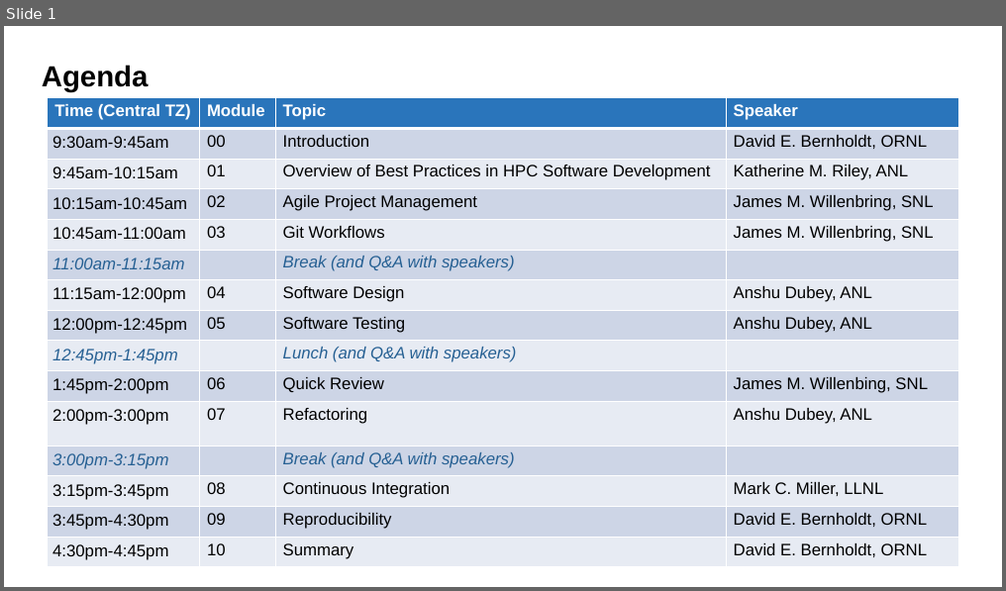
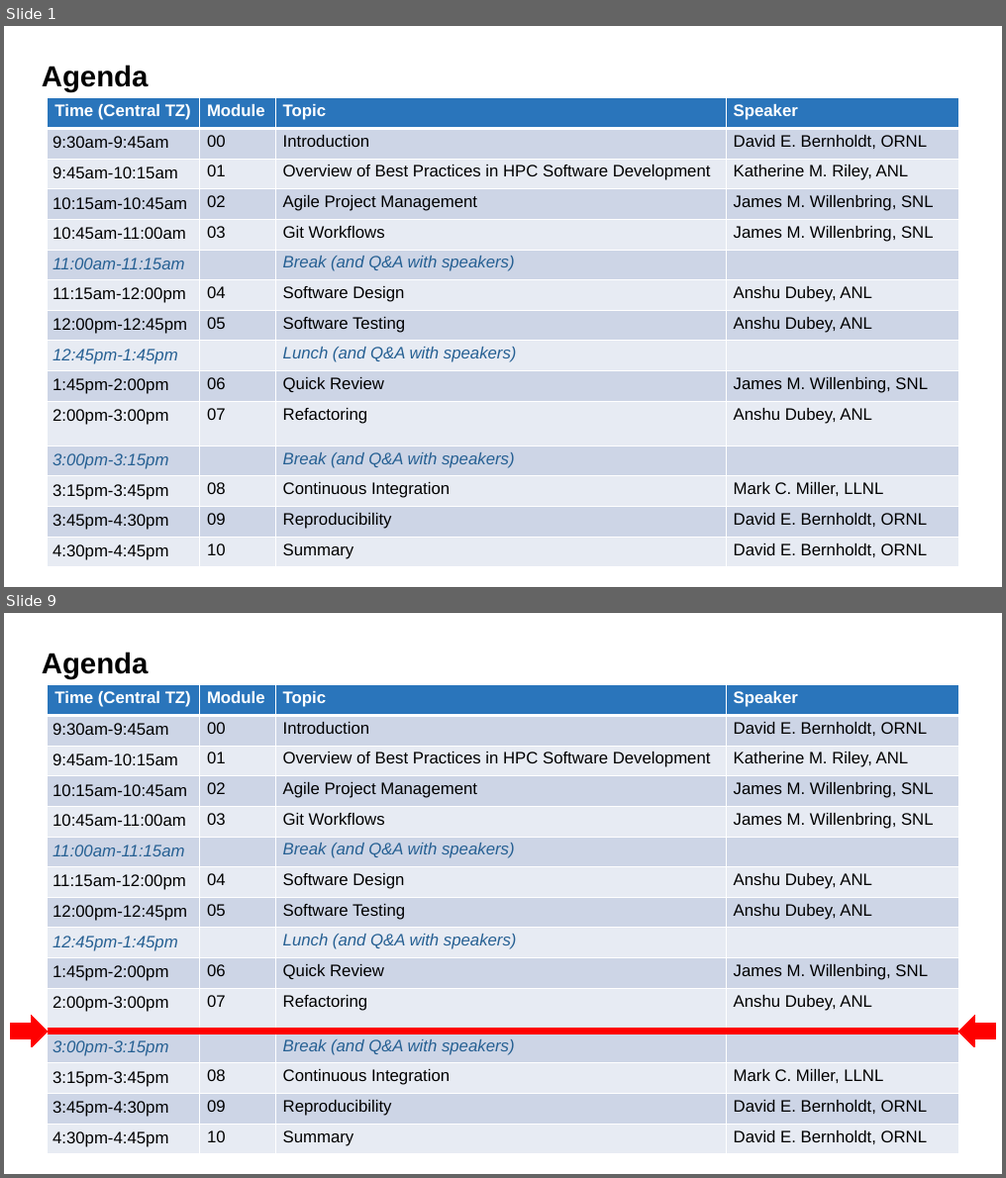
Before and after one commit to betterscientificsoftware/bssw-tutorial, a slide deck: presentations/agenda-master.pptx. Shown one above the other, each under a label of ours: slide 1 before the commit, slides 1 and 9 after it; the slides between them are not shown. The pictures are 1006x591 and 1006x1178 pixels, drawn with LibreOffice and Linux fonts; fonts in the diff are those of the drawing. Boxes give left, top, right and bottom in pixels: in the first picture for what was removed or moved away, otherwise in the second. Text is boxed around its words. In the diff, an @@ line names an element or a change of style, - is before the commit and + after.

```diff
--- a/presentations/agenda-master.pptx
+++ b/presentations/agenda-master.pptx
@@ slide 9 added at [4,613,1002,1174], background #FFFFFF @@
@@ title added at [42,652,149,679], 28 pt, text #000000, bold @@
+Agenda
@@ table added at [48,685,958,1157], 15 rows, 4 columns @@
+Time (Central TZ) | Module | Topic | Speaker
+9:30am-9:45am | 00 | Introduction | David E. Bernholdt, ORNL
+9:45am-10:15am | 01 | Overview of Best Practices in HPC Software Development | Katherine M. Riley, ANL
+10:15am-10:45am | 02 | Agile Project Management | James M. Willenbring, SNL
+10:45am-11:00am | 03 | Git Workflows | James M. Willenbring, SNL
+11:00am-11:15am |  | Break (and Q&A with speakers) | 
+11:15am-12:00pm | 04 | Software Design | Anshu Dubey, ANL
+12:00pm-12:45pm | 05 | Software Testing | Anshu Dubey, ANL
+12:45pm-1:45pm |  | Lunch (and Q&A with speakers) | 
+1:45pm-2:00pm | 06 | Quick Review | James M. Willenbing, SNL
+2:00pm-3:00pm | 07 | Refactoring | Anshu Dubey, ANL
+3:00pm-3:15pm |  | Break (and Q&A with speakers) | 
+3:15pm-3:45pm | 08 | Continuous Integration | Mark C. Miller, LLNL
+3:45pm-4:30pm | 09 | Reproducibility | David E. Bernholdt, ORNL
+4:30pm-4:45pm | 10 | Summary | David E. Bernholdt, ORNL
@@ right arrow added at [11,1016,48,1048], fill #FF0000, outline #FF0000 0.75 pt @@
@@ right arrow added at [958,1016,995,1048], fill #FF0000, outline #FF0000 0.75 pt @@
@@ line added from (48, 1032) to (958, 1032), #FF0000 6 pt @@
```
Also in this commit, not shown: 9 other slides added, 1 slide removed.
